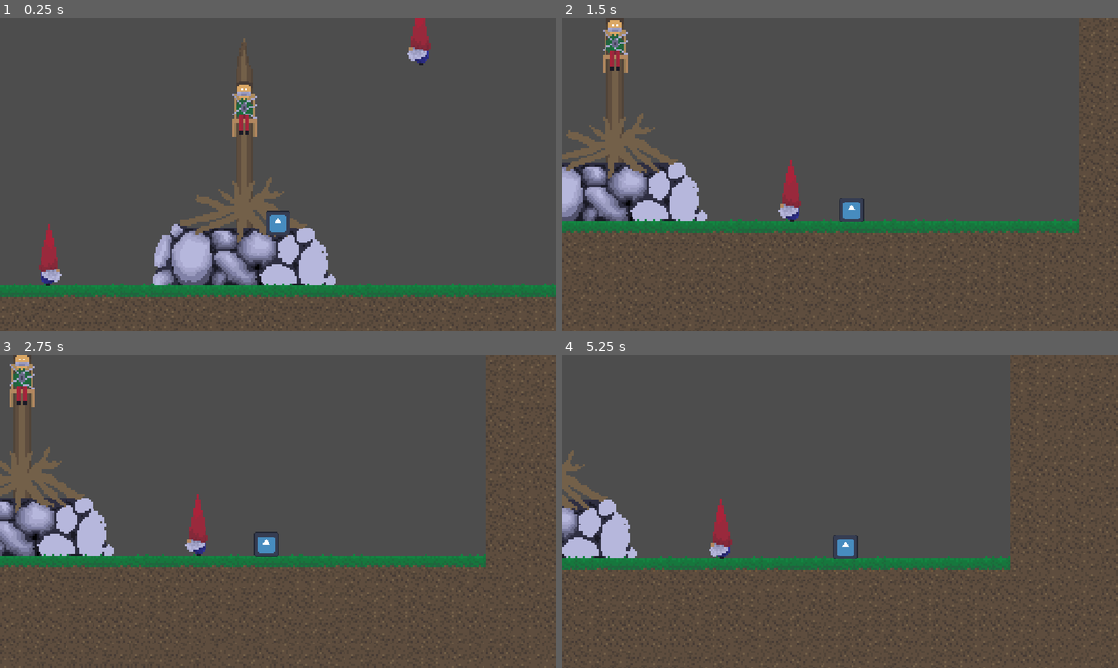
Above: before the commit, frames 1-4 (two rows, left to right).
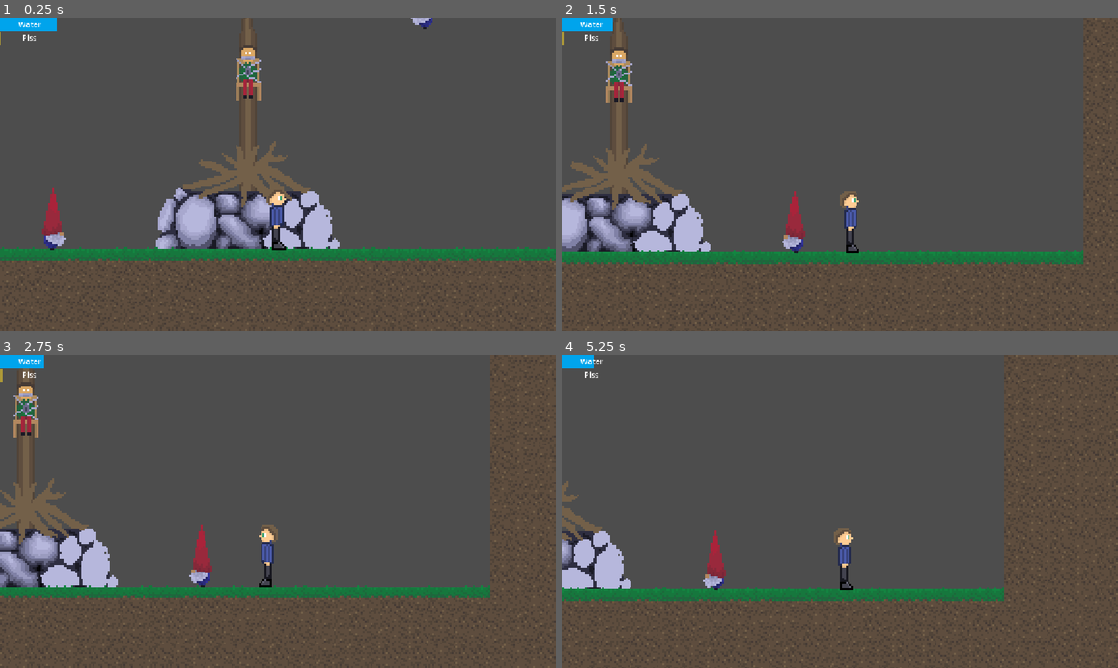
Above: after the commit, the same moments.

Repository: MyNameIs3rik/gnomes-piss-me-off
Game: Godot game, scene res://scenes/wolrd/wolrd.tscn
The game is run twice, just before and just after one commit, with the same random seed, the same clock (stepped at 60 frames per second) and the same inputs. The engine's default icon, where the game draws it, is replaced by a stand-in: a white triangle on a blue panel in a dark square.
Inputs:
- Up to frame 1 (0.25 s): no input
- Up to frame 2 (1.5 s): hold Q (Piss, bound only after the commit) 0.53-1.28 s; hold D (Right) from 0.53 s (still down); tap W (Up) at 0.77 s; tap Q (Piss, bound only after the commit) at 1.35 s
- Up to frame 3 (2.75 s): tap W (Up) at 1.52 s; release D (Right) at 2.03 s; hold A (Left) from 2.03 s (still down); hold Q (Piss, bound only after the commit) from 2.03 s (still down)
- Up to frame 4 (5.25 s): release A (Left) at 2.78 s; release Q (Piss, bound only after the commit) at 2.78 s; hold D (Right) 2.78-4.28 s; tap Q (Piss, bound only after the commit) at 2.85, 4.35 s; tap W (Up) at 3.02, 3.77, 4.52 s; hold Q (Piss, bound only after the commit) 3.53-4.28 s; hold A (Left) 4.28-5.03 s; hold D (Right) from 5.03 s (still down); hold Q (Piss, bound only after the commit) from 5.03 s (still down)

The runs differ from the first frame. In frame 1, 19% of the frame differs, in the area x 0-100%, y 0-100%; in frame 2, 16%; in frame 3, 14%; in frame 4, 11%.

Commit message:
animacie
added pissing idle walking resource bars

Diff:
--- a/project.godot
+++ b/project.godot
@@ -53,6 +53,11 @@
 "events": [Object(InputEventKey,"resource_local_to_scene":false,"resource_name":"","device":-1,"window_id":0,"alt_press …(192 unchanged characters)…
 ]
 }
+Piss={
+"deadzone": 0.2,
+"events": [Object(InputEventKey,"resource_local_to_scene":false,"resource_name":"","device":-1,"window_id":0,"alt_pressed":false,"shift_pressed":false,"ctrl_pressed":false,"meta_pressed":false,"pressed":false,"keycode":0,"physical_keycode":81,"key_label":0,"unicode":113,"location":0,"echo":false,"script":null)
+]
+}
 
 [layer_names]
 
--- a/scenes/player/player.tscn
+++ b/scenes/player/player.tscn
@@ -1,21 +1,67 @@
 [gd_scene format=3 uid="uid://dk4umbo2ls6hk"]
 
 [ext_resource type="Script" uid="uid://bapq5gnxch2uu" path="res://scripts/player/player.gd" id="1_dovo2"]
-[ext_resource type="Texture2D" uid="uid://dqcmyeevocigp" path="res://icon.svg" id="2_gmlin"]
+[ext_resource type="Texture2D" uid="uid://y7au354fq2ww" path="res://assets/player/Player1.png" id="2_lvxji"]
+[ext_resource type="Texture2D" uid="uid://iqqjysua8ggu" path="res://assets/player/player_idle1.png" id="3_75vfm"]
+[ext_resource type="Texture2D" uid="uid://dlucvs2q4bx8l" path="res://assets/player/Player_walkf.png" id="3_p47bc"]
+[ext_resource type="Texture2D" uid="uid://cwjl1yy13jnf0" path="res://assets/player/player_spray.png" id="4_0owmy"]
+[ext_resource type="Texture2D" uid="uid://cs7f0g2powsag" path="res://assets/player/Player_walk_left-right.png" id="4_75vfm"]
+
+[sub_resource type="SpriteFrames" id="SpriteFrames_g4v7s"]
+animations = [{
+"frames": [{
+"duration": 1.0,
+"texture": ExtResource("2_lvxji")
+}, {
+"duration": 1.0,
+"texture": ExtResource("3_75vfm")
+}],
+"loop": 1,
+"name": &"idle",
+"speed": 2.0
+}, {
+"frames": [{
+"duration": 1.0,
+"texture": ExtResource("4_0owmy")
+}, {
+"duration": 1.0,
+"texture": ExtResource("4_0owmy")
+}],
+"loop": 1,
+"name": &"pee",
+"speed": 5.0
+}, {
+"frames": [{
+"duration": 1.0,
+"texture": ExtResource("2_lvxji")
+}, {
+"duration": 1.0,
+"texture": ExtResource("3_p47bc")
+}, {
+"duration": 1.0,
+"texture": ExtResource("2_lvxji")
+}, {
+"duration": 1.0,
+"texture": ExtResource("4_75vfm")
+}],
+"loop": 1,
+"name": &"walk",
+"speed": 8.0
+}]
 
 [sub_resource type="RectangleShape2D" id="RectangleShape2D_2auwi"]
-size = Vector2(12, 12)
+size = Vector2(7, 30)
 
 [node name="Player" type="CharacterBody2D" unique_id=1665968398]
 collision_layer = 2
 floor_snap_length = 2.0
 script = ExtResource("1_dovo2")
 
-[node name="Icon" type="Sprite2D" parent="." unique_id=499017342]
-position = Vector2(0, -6.0000005)
-scale = Vector2(0.1, 0.1)
-texture = ExtResource("2_gmlin")
+[node name="animation" type="AnimatedSprite2D" parent="." unique_id=2012316314]
+sprite_frames = SubResource("SpriteFrames_g4v7s")
+animation = &"pee"
+autoplay = "idle"
 
 [node name="CollisionShape2D" type="CollisionShape2D" parent="." unique_id=1054483101]
-position = Vector2(0, -6)
+position = Vector2(-0.5, 1)
 shape = SubResource("RectangleShape2D_2auwi")
--- a/scenes/wolrd/wolrd.tscn
+++ b/scenes/wolrd/wolrd.tscn
@@ -7,6 +7,7 @@
 [ext_resource type="Texture2D" uid="uid://nljv2ev76d4k" path="res://assets/world/campfire.png" id="2_h4w6o"]
 [ext_resource type="Texture2D" uid="uid://x2edlp1e8oal" path="res://assets/world/friend.png" id="3_bqo2r"]
 [ext_resource type="PackedScene" uid="uid://bxp5adu5vxsyj" path="res://scenes/enemies/gnome.tscn" id="3_tjstc"]
+[ext_resource type="Script" uid="uid://ld8h65kh2pj4" path="res://scripts/player/bars.gd" id="8_h4w6o"]
 
 [sub_resource type="TileSetAtlasSource" id="TileSetAtlasSource_dr87f"]
 texture = ExtResource("1_8x47l")
@@ -41,6 +42,18 @@
 sources/0 = SubResource("TileSetAtlasSource_dr87f")
 sources/1 = SubResource("TileSetAtlasSource_tjstc")
 
+[sub_resource type="StyleBoxFlat" id="StyleBoxFlat_g4v7s"]
+draw_center = false
+
+[sub_resource type="StyleBoxFlat" id="StyleBoxFlat_yf5fn"]
+bg_color = Color(0.67779046, 0.60135394, 0.2203551, 1)
+
+[sub_resource type="StyleBoxFlat" id="StyleBoxFlat_3gngh"]
+draw_center = false
+
+[sub_resource type="StyleBoxFlat" id="StyleBoxFlat_fcnqv"]
+bg_color = Color(2.5027991e-06, 0.6425815, 0.9267161, 1)
+
 [node name="Wolrd" type="Node2D" unique_id=1071080768]
 
 [node name="Items" type="Node2D" parent="." unique_id=1749422466]
@@ -65,7 +78,8 @@
 tile_set = SubResource("TileSet_2auwi")
 
 [node name="Player" parent="." unique_id=1665968398 instance=ExtResource("2_dr87f")]
-position = Vector2(18, -3)
+unique_name_in_owner = true
+position = Vector2(16, 33)
 
 [node name="Camera" type="Camera2D" parent="Player" unique_id=1363966795]
 position = Vector2(0, -23)
@@ -81,3 +95,52 @@
 [node name="Gnome2" parent="." unique_id=1202956978 instance=ExtResource("3_tjstc")]
 position = Vector2(92, -91)
 scale = Vector2(-1, 1)
+
+[node name="CanvasLayer" type="CanvasLayer" parent="." unique_id=1824439757]
+
+[node name="bars" type="Control" parent="CanvasLayer" unique_id=637034184]
+layout_mode = 3
+anchors_preset = 0
+offset_right = 40.0
+offset_bottom = 40.0
+script = ExtResource("8_h4w6o")
+
+[node name="Piss" type="ProgressBar" parent="CanvasLayer/bars" unique_id=273910122]
+unique_name_in_owner = true
+layout_mode = 0
+offset_top = 28.0
+offset_right = 120.0
+offset_bottom = 55.0
+theme_override_styles/background = SubResource("StyleBoxFlat_g4v7s")
+theme_override_styles/fill = SubResource("StyleBoxFlat_yf5fn")
+step = 1.0
+show_percentage = false
+
+[node name="Label" type="Label" parent="CanvasLayer/bars/Piss" unique_id=1326266525]
+layout_mode = 0
+offset_left = 46.0
+offset_top = 1.0
+offset_right = 86.0
+offset_bottom = 24.0
+text = "Piss"
+
+[node name="Water" type="ProgressBar" parent="CanvasLayer/bars" unique_id=186479170]
+layout_mode = 0
+offset_right = 120.0
+offset_bottom = 27.0
+theme_override_styles/background = SubResource("StyleBoxFlat_3gngh")
+theme_override_styles/fill = SubResource("StyleBoxFlat_fcnqv")
+step = 1.0
+value = 100.0
+show_percentage = false
+
+[node name="Label" type="Label" parent="CanvasLayer/bars/Water" unique_id=2057716826]
+layout_mode = 0
+offset_left = 38.0
+offset_top = 1.0
+offset_right = 85.0
+offset_bottom = 24.0
+text = "Water"
+
+[node name="Timer" type="Timer" parent="CanvasLayer/bars" unique_id=1609037686]
+unique_name_in_owner = true
--- /dev/null
+++ b/scripts/player/bars.gd
@@ -0,0 +1,31 @@
+extends Control
+
+@onready var piss: ProgressBar = $Piss
+@onready var water: ProgressBar = $Water
+@onready var timer: Timer = $Timer
+@onready var player: CharacterBody2D = %Player
+
+@export var conversion_amount: float = 1.0
+@export var conversion_interval: float = 0.1
+
+
+
+
+func _ready() -> void:
+	timer.wait_time = conversion_interval
+	timer.timeout.connect(_on_convert_timer_timeout)
+	timer.start()
+
+func _on_convert_timer_timeout() -> void:
+	if player.is_pissing and piss.value > piss.min_value and not player.depleted:
+		return
+	if piss.value >= piss.max_value:
+		return
+	if water.value <= 0:
+		return
+
+	var amount = min(conversion_amount, water.value)
+	amount = min(amount, piss.max_value - piss.value)
+
+	water.value -= amount
+	piss.value += amount
--- a/scripts/player/player.gd
+++ b/scripts/player/player.gd
@@ -3,9 +3,21 @@
 var MAX_SPEED: int = 120
 var ACCELERATION:int = 15
 var JUMP:int = 25
-
 var friction: int = 25
 var gravity: int = ProjectSettings.get_setting("physics/2d/default_gravity")
+
+var is_pissing: bool = false
+var depleted: bool = false
+
+@onready var animation: AnimatedSprite2D = $animation
+@onready var piss: ProgressBar = %Piss
+@export var piss_amount: float = 1.0
+@export var min_to_resume: float = 7.0
+
+
+
+
+
 
 
 func _physics_process(delta):
@@ -18,15 +30,22 @@
 
 	var dir:int = int(Input.get_axis("Left","Right"))
 
+	is_pissing = Input.is_action_pressed('Piss')
+
+
+
 	if dir == 1:
 		var helper = 1
+		animation.flip_h = false
 		if velocity.x < 0:
 			helper = 2
 		velocity.x += ACCELERATION * helper
 		if velocity.x >= MAX_SPEED:
 			velocity.x = MAX_SPEED
 	elif dir == -1:
+		animation.flip_h = true
 		var helper = 1
+
 		if velocity.x > 0:
 			helper = 2
 		velocity.x -= ACCELERATION * helper
@@ -34,5 +53,20 @@
 			velocity.x = -MAX_SPEED
 	else:
 		velocity.x = move_toward(velocity.x, 0, friction)
+	#jump mozno neskor
+	if depleted and piss.value >= min_to_resume:
+		depleted = false
+
+	if is_pissing and not depleted:
+		animation.play("pee")
+		piss.value -= piss_amount
+		if piss.value <= piss.min_value:
+				depleted = true
+
+
+	elif dir == 0:
+		animation.play("idle")
+	elif dir == 1 or dir == -1:
+		animation.play("walk")
 
 	move_and_slide()
Binary file added: assets/player/Player1.png
Not shown, added: assets/player/Player1.png.import
Binary file added: assets/player/Player_walk_left-right.png
Not shown, added: assets/player/Player_walk_left-right.png.import
Binary file added: assets/player/Player_walkf.png
Not shown, added: assets/player/Player_walkf.png.import
Binary file added: assets/player/Weapon_player.png
Not shown, added: assets/player/Weapon_player.png.import
Binary file added: assets/player/player_idle1.png
Not shown, added: assets/player/player_idle1.png.import
Binary file added: assets/player/player_spray.png
Not shown, added: assets/player/player_spray.png.import
(and 3 more such lines)
